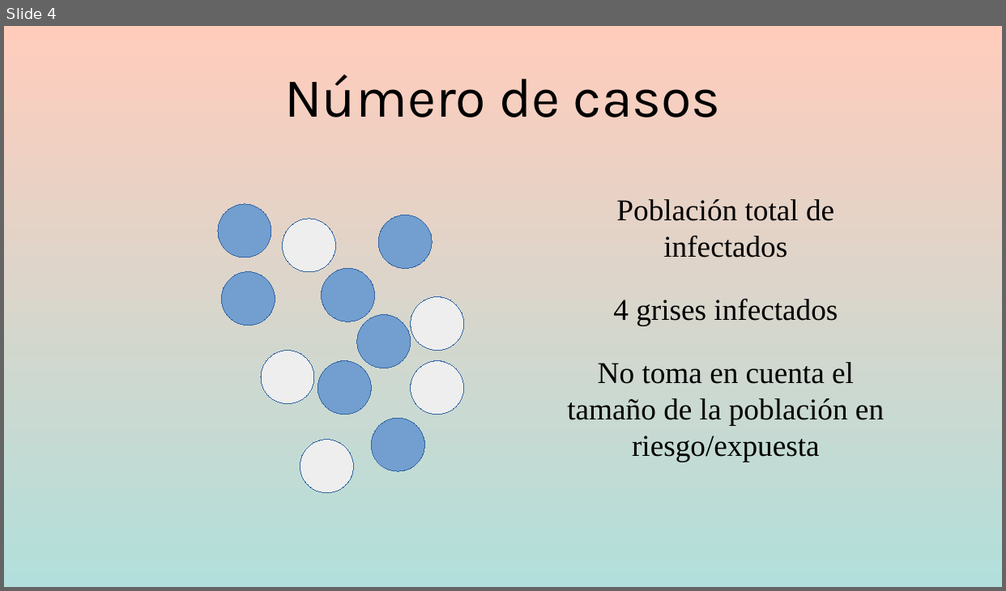
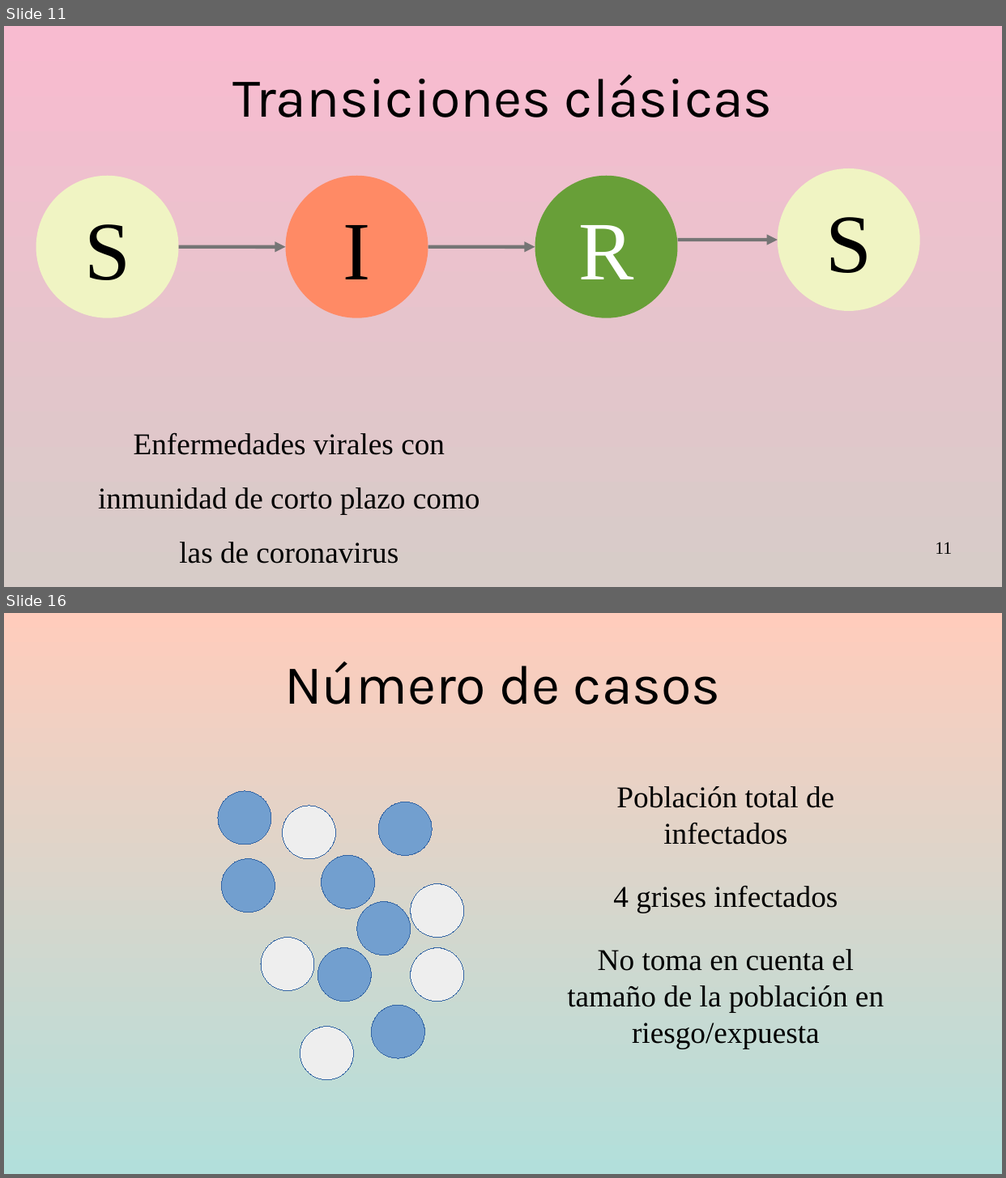
Before and after one commit to gerardommc/Medicina-Cons, a slide deck: Epidemiologia-basica.odp. Shown one above the other, each under a label of ours: slide 4 before the commit, slides 11 and 16 after it; the slides between them are not shown. The pictures are 1006x591 and 1006x1178 pixels, drawn with LibreOffice and Linux fonts; fonts in the diff are those of the drawing. Boxes give left, top, right and bottom in pixels: in the first picture for what was removed or moved away, otherwise in the second. Text is boxed around its words. In the diff, an @@ line names an element or a change of style, - is before the commit and + after.

```diff
--- a/Epidemiologia-basica.odp
+++ b/Epidemiologia-basica.odp
@@ slide 11 added at (4, 26, 1002, 587), background gradient #F8BBD0 to #D7CCC8 @@
@@ title added at (232, 75, 773, 118), 44 pt, text #000000 @@
+Transiciones clásicas
@@ ellipse added at (778, 169, 919, 311), fill #F0F4C3, 66 pt, text #000000 @@
+S
@@ ellipse added at (36, 175, 178, 318), fill #F0F4C3, 66 pt, text #000000 @@
+S
@@ ellipse added at (286, 175, 428, 318), fill #FF8A65, 66 pt, text #000000 @@
+I
@@ ellipse added at (535, 175, 678, 318), fill #689F38, 66 pt, text #FFFFFF @@
+R
@@ arrow added from (678, 240) to (778, 240), #757575 2.83 pt @@
@@ arrow added from (179, 247) to (286, 247), #757575 2.83 pt @@
@@ arrow added from (428, 247) to (535, 247), #757575 2.83 pt @@
@@ text added at (98, 433, 480, 564), 24 pt, text #000000 @@
+Enfermedades virales con inmunidad de corto plazo como las de coronavirus
@@ page number added at (935, 542, 952, 554), 14 pt, text #000000 @@
+11
@@ what was slide 4 is now slide 16 @@
```
Also in this commit, not shown: 3 slides changed, 11 other slides added, 3 other files.
